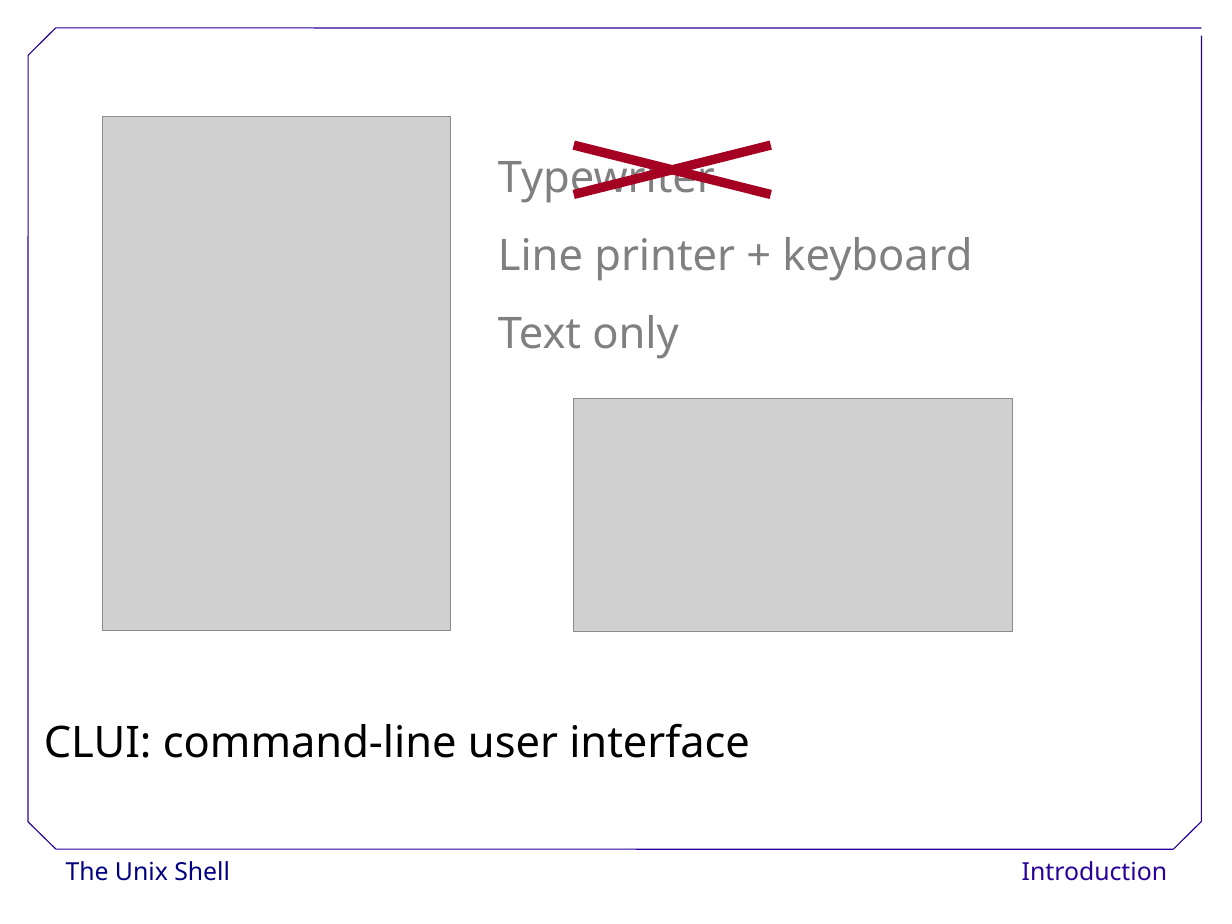
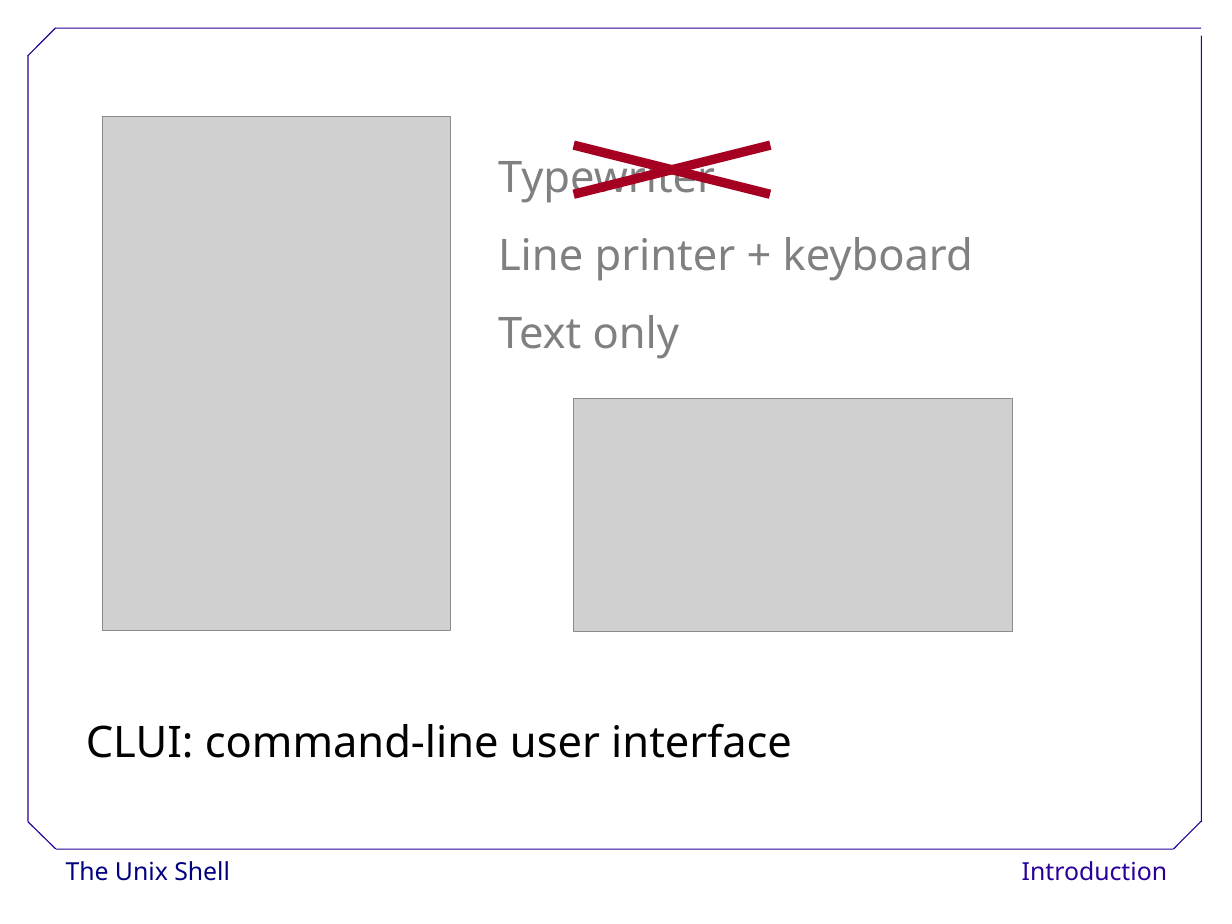
Before and after one commit to swcarpentry/DEPRECATED-boot-camps, a slide deck: slide 17 of 1-Shell/shell-intro.ppt. Drawn at 1232x924 pixels with LibreOffice and Linux fonts; fonts in the diff are those of the drawing; grey boxes stand for pictures; background and template pictures are left out. Boxes give left, top, right and bottom in pixels: in the first picture for what was removed or moved away, otherwise in the second. Text is boxed around its words. In the diff, an @@ line names an element or a change of style, - is before the commit and + after.

```diff
--- a/1-Shell/shell-intro.ppt
+++ b/1-Shell/shell-intro.ppt
@@ text "CLUI: command-line user interface": place and size @@
-text "CLUI: command-line user interface" at [44, 723, 750, 758]
+text "CLUI: command-line user interface" at [86, 723, 792, 758]
```
Also in this commit, not shown: 8 other slides changed.
